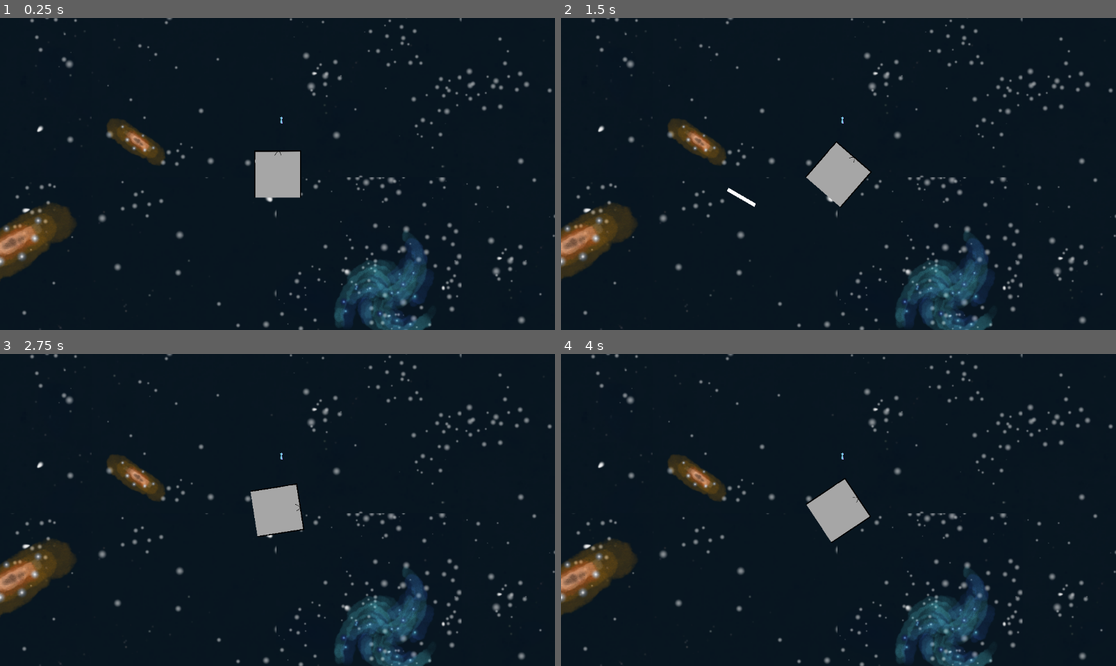
Above: before the commit, frames 1-4 (two rows, left to right).
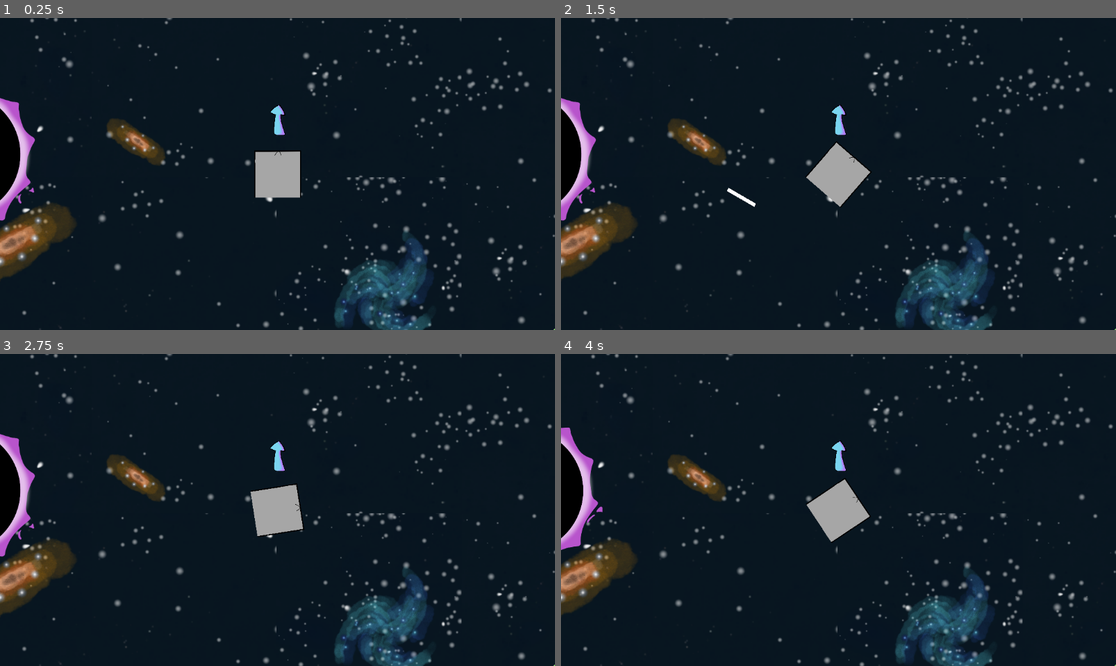
Above: after the commit, the same moments.

Repository: Dolphus2/NordicGameJam2026
Game: Godot game, scene res://scenes/game.tscn
The game is run twice, just before and just after one commit, with the same random seed, the same clock (stepped at 60 frames per second) and the same inputs.
Inputs (mouse positions are in pixels of both pictures, inside the frame that each line leads up to):
- Up to frame 1 (0.25 s): no input
- Up to frame 2 (1.5 s): move the mouse to (960, 158) at 0.52 s; hold E (roll_right) 0.53-1.25 s; click (960, 158) at 0.67 s; drag from (727, 189) to (810, 236) at 1.27 s
- Up to frame 3 (2.75 s): move the mouse to (333, 441) at 2.02 s; hold E (roll_right) from 2.03 s (still down)
- Up to frame 4 (4 s): release E (roll_right) at 2.75 s; drag from (810, 572) to (672, 463) at 2.77 s; move the mouse to (1005, 556) at 3.52 s; hold Q (roll_left) from 3.53 s (still down)

The runs differ from the first frame. In frame 1, 1.7% of the frame differs, in the area x 0-100%, y 25-100%; in frame 2, 1.7%; in frame 3, 1.7%; in frame 4, 1.9%, in the area x 0-100%, y 23-100%.

Commit message:
animations and white hole scene

Diff:
--- a/scenes/asteroids.tscn
+++ b/scenes/asteroids.tscn
@@ -2,18 +2,49 @@
 
 [ext_resource type="PackedScene" uid="uid://c3ynllltwgfvy" path="res://scenes/obstacle.tscn" id="1_46dfx"]
 [ext_resource type="Texture2D" uid="uid://4g4bnqe5hvq2" path="res://assets/asteroids.png" id="2_72i4m"]
+[ext_resource type="Texture2D" uid="uid://bia2isgm4nest" path="res://assets/asteroids_tile.png" id="2_405t2"]
+
+[sub_resource type="AtlasTexture" id="AtlasTexture_tnxac"]
+atlas = ExtResource("2_405t2")
+region = Rect2(0, 0, 920, 920)
+
+[sub_resource type="AtlasTexture" id="AtlasTexture_u1tuw"]
+atlas = ExtResource("2_405t2")
+region = Rect2(920, 0, 920, 920)
+
+[sub_resource type="SpriteFrames" id="SpriteFrames_buvfj"]
+animations = [{
+"frames": [{
+"duration": 1.0,
+"texture": SubResource("AtlasTexture_tnxac")
+}, {
+"duration": 1.0,
+"texture": SubResource("AtlasTexture_u1tuw")
+}],
+"loop": true,
+"name": &"default",
+"speed": 5.0
+}]
 
 [sub_resource type="CapsuleShape2D" id="CapsuleShape2D_46dfx"]
-radius = 70.48
-height = 253.83
+radius = 103.04567
+height = 326.54324
 
 [node name="Asteroids" unique_id=543335508 instance=ExtResource("1_46dfx")]
 
-[node name="Sprite2D" parent="." index="0" unique_id=316284884]
+[node name="AnimatedSprite2D" parent="." index="0" unique_id=1754950900]
+position = Vector2(-1, -1)
+scale = Vector2(0.39239126, 0.40760866)
+sprite_frames = SubResource("SpriteFrames_buvfj")
+autoplay = "default"
+frame_progress = 0.16759674
+
+[node name="Sprite2D" parent="." index="1" unique_id=316284884]
+visible = false
 scale = Vector2(0.1804348, 0.17926192)
 texture = ExtResource("2_72i4m")
 
 [node name="CollisionShape2D" parent="Killzone" parent_id_path=PackedInt32Array(124910515) index="1" unique_id=495435883]
-position = Vector2(5, 10.000001)
+position = Vector2(3.9999995, 5)
 rotation = -0.8796356
 shape = SubResource("CapsuleShape2D_46dfx")
--- a/scenes/black_hole.tscn
+++ b/scenes/black_hole.tscn
@@ -2,17 +2,47 @@
 
 [ext_resource type="Texture2D" uid="uid://b3bheh2leie3d" path="res://assets/blackhole.png" id="1_fhwcw"]
 [ext_resource type="PackedScene" uid="uid://c3ynllltwgfvy" path="res://scenes/obstacle.tscn" id="1_ic33f"]
+
+[sub_resource type="AtlasTexture" id="AtlasTexture_ic33f"]
+atlas = ExtResource("1_fhwcw")
+region = Rect2(0, 0, 920, 920)
+
+[sub_resource type="AtlasTexture" id="AtlasTexture_djpiu"]
+atlas = ExtResource("1_fhwcw")
+region = Rect2(920, 0, 920, 920)
+
+[sub_resource type="SpriteFrames" id="SpriteFrames_nrqlr"]
+animations = [{
+"frames": [{
+"duration": 1.0,
+"texture": SubResource("AtlasTexture_ic33f")
+}, {
+"duration": 1.0,
+"texture": SubResource("AtlasTexture_djpiu")
+}],
+"loop": true,
+"name": &"default",
+"speed": 5.0
+}]
 
 [sub_resource type="CircleShape2D" id="CircleShape2D_ic33f"]
 radius = 395.00125
 
 [node name="BlackHole" unique_id=543335508 instance=ExtResource("1_ic33f")]
 
-[node name="Sprite2D" parent="." index="0" unique_id=316284884]
+[node name="AnimatedSprite2D" parent="." index="0" unique_id=1754950900]
+position = Vector2(-11, -33)
+sprite_frames = SubResource("SpriteFrames_nrqlr")
+autoplay = "default"
+frame_progress = 0.23928262
+
+[node name="Sprite2D" parent="." index="1" unique_id=316284884]
+visible = false
 position = Vector2(-92.99999, -4.9999995)
 scale = Vector2(0.625, 0.6209372)
 texture = ExtResource("1_fhwcw")
 
 [node name="CollisionShape2D" parent="Killzone" parent_id_path=PackedInt32Array(124910515) index="1" unique_id=495435883]
-position = Vector2(-33, 17)
+visible = false
+position = Vector2(-2, -1)
 shape = SubResource("CircleShape2D_ic33f")
--- a/scenes/game.tscn
+++ b/scenes/game.tscn
@@ -56,17 +56,17 @@
 layer_0/tile_data = PackedInt32Array(-65536, 0, 1, 131071, 0, 1, 65533, 0, 1, -65540, 131072, 2, 196604, 0, 1, 131073,  …(473 unchanged characters)…
 
 [node name="asteroids" parent="." unique_id=543335508 instance=ExtResource("4_p57ef")]
-position = Vector2(0, -12300)
+position = Vector2(-1134, 1096)
 
 [node name="black_hole" parent="." unique_id=1964572630 instance=ExtResource("5_u5sy4")]
-position = Vector2(1724, -19067)
+position = Vector2(-1303, -1198)
 
 [node name="planet" parent="." unique_id=1542240377 instance=ExtResource("3_lnu2h")]
 modulate = Color(0.24104936, 0.1023923, 0.24104936, 1)
-position = Vector2(2000, -6000)
+position = Vector2(1030, -991)
 
 [node name="GoalPlanet" parent="." unique_id=1171461319 instance=ExtResource("3_lnu2h")]
-position = Vector2(2000, -28000)
+position = Vector2(13, -2473)
 
 [node name="Player" parent="." unique_id=1597567515 instance=ExtResource("1_uwrxv")]
 position = Vector2(2, -9)
@@ -86,12 +86,12 @@
 script = ExtResource("9_vtaks")
 
 [node name="black_hole2" parent="." unique_id=784983135 instance=ExtResource("5_u5sy4")]
-position = Vector2(-3173, 1029)
+position = Vector2(-876, -61)
 scale = Vector2(0.5, 0.5)
 
 [node name="white_hole" type="Node2D" parent="." unique_id=523026886]
 z_index = 1
-position = Vector2(-6182, -4010)
+position = Vector2(516, 4320)
 scale = Vector2(0.5, 0.5)
 metadata/_edit_group_ = true
 
--- a/scenes/obstacle.tscn
+++ b/scenes/obstacle.tscn
@@ -3,7 +3,12 @@
 [ext_resource type="Texture2D" uid="uid://fltd3vo5dosl" path="res://assets/planet.png" id="1_cktii"]
 [ext_resource type="PackedScene" uid="uid://beu5j00l33p4t" path="res://scenes/killzone.tscn" id="2_drdry"]
 
+[sub_resource type="SpriteFrames" id="SpriteFrames_drdry"]
+
 [node name="Obstacle" type="Node2D" unique_id=543335508]
+
+[node name="AnimatedSprite2D" type="AnimatedSprite2D" parent="." unique_id=1754950900]
+sprite_frames = SubResource("SpriteFrames_drdry")
 
 [node name="Sprite2D" type="Sprite2D" parent="." unique_id=316284884]
 z_index = 1
--- a/scenes/planet.tscn
+++ b/scenes/planet.tscn
@@ -1,16 +1,45 @@
 [gd_scene format=3 uid="uid://c7uhjyid0swon"]
 
 [ext_resource type="PackedScene" uid="uid://c3ynllltwgfvy" path="res://scenes/obstacle.tscn" id="1_cktii"]
+[ext_resource type="Texture2D" uid="uid://cjlrk8j78wg6q" path="res://assets/planet_tiles.png" id="2_h8ms6"]
+
+[sub_resource type="AtlasTexture" id="AtlasTexture_ggt7d"]
+atlas = ExtResource("2_h8ms6")
+region = Rect2(0, 0, 920, 920)
+
+[sub_resource type="AtlasTexture" id="AtlasTexture_0k1rn"]
+atlas = ExtResource("2_h8ms6")
+region = Rect2(920, 0, 920, 920)
+
+[sub_resource type="SpriteFrames" id="SpriteFrames_48b8c"]
+animations = [{
+"frames": [{
+"duration": 1.0,
+"texture": SubResource("AtlasTexture_ggt7d")
+}, {
+"duration": 1.0,
+"texture": SubResource("AtlasTexture_0k1rn")
+}],
+"loop": true,
+"name": &"default",
+"speed": 5.0
+}]
 
 [sub_resource type="CircleShape2D" id="CircleShape2D_cktii"]
-radius = 271.08
+radius = 356.01263
 
 [node name="Planet" unique_id=543335508 instance=ExtResource("1_cktii")]
 
-[node name="Sprite2D" parent="." index="0" unique_id=316284884]
+[node name="AnimatedSprite2D" parent="." index="0" unique_id=1754950900]
+sprite_frames = SubResource("SpriteFrames_48b8c")
+autoplay = "default"
+frame_progress = 0.7931712
+
+[node name="Sprite2D" parent="." index="1" unique_id=316284884]
+visible = false
 position = Vector2(-1, -1)
 scale = Vector2(0.51521736, 0.51186836)
 
 [node name="CollisionShape2D" parent="Killzone" parent_id_path=PackedInt32Array(124910515) index="1" unique_id=495435883]
-position = Vector2(13, -17)
+position = Vector2(-2, 0)
 shape = SubResource("CircleShape2D_cktii")
--- /dev/null
+++ b/scenes/white_hole.tscn
@@ -0,0 +1,44 @@
+[gd_scene format=3 uid="uid://c3hxag7qpqydb"]
+
+[ext_resource type="PackedScene" uid="uid://c3ynllltwgfvy" path="res://scenes/obstacle.tscn" id="1_vxywb"]
+[ext_resource type="Texture2D" uid="uid://elw48gf5p2ad" path="res://assets/whitehole1.png" id="2_sjqhg"]
+[ext_resource type="Texture2D" uid="uid://bqyqs0kcdetyu" path="res://assets/whitehole2.png" id="3_8lutg"]
+
+[sub_resource type="AtlasTexture" id="AtlasTexture_sfwhp"]
+atlas = ExtResource("2_sjqhg")
+region = Rect2(0, 0, 1840, 1840)
+
+[sub_resource type="AtlasTexture" id="AtlasTexture_42bin"]
+atlas = ExtResource("3_8lutg")
+region = Rect2(0, 0, 1840, 1840)
+
+[sub_resource type="SpriteFrames" id="SpriteFrames_gqj8v"]
+animations = [{
+"frames": [{
+"duration": 1.0,
+"texture": SubResource("AtlasTexture_sfwhp")
+}, {
+"duration": 1.0,
+"texture": SubResource("AtlasTexture_42bin")
+}],
+"loop": true,
+"name": &"default",
+"speed": 5.0
+}]
+
+[sub_resource type="CircleShape2D" id="CircleShape2D_1nafi"]
+radius = 615.5323
+
+[node name="Obstacle" unique_id=543335508 instance=ExtResource("1_vxywb")]
+
+[node name="AnimatedSprite2D" parent="." index="0" unique_id=1754950900]
+position = Vector2(-98, -26)
+sprite_frames = SubResource("SpriteFrames_gqj8v")
+autoplay = "default"
+frame_progress = 0.34361476
+
+[node name="Sprite2D" parent="." index="1" unique_id=316284884]
+visible = false
+
+[node name="CollisionShape2D" parent="Killzone" parent_id_path=PackedInt32Array(124910515) index="1" unique_id=495435883]
+shape = SubResource("CircleShape2D_1nafi")
Binary file added: assets/asteroids_tile.png
Not shown, added: assets/asteroids_tile.png.import
Binary file changed: assets/blackhole.png
Binary file added: assets/planet_tiles.png
Not shown, added: assets/planet_tiles.png.import
